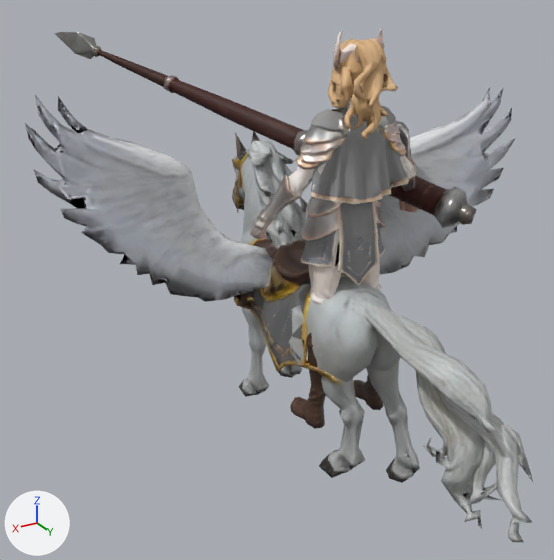
Renders of the glTF model public/models/v2/pegasus.glb from each side of a commit.
Camera for both pictures: a camera (50 mm lens) standing at (1.88, 2.49, 2.29) and looking at (-0.01, -0.67, 0.71). Lighting does not change. The marker at lower left points along +X, +Y and +Z. The picture after the commit comes second. Where no turn or scale is listed for an object, it has been applied to the vertices. Vertices at exactly the same position are counted once.
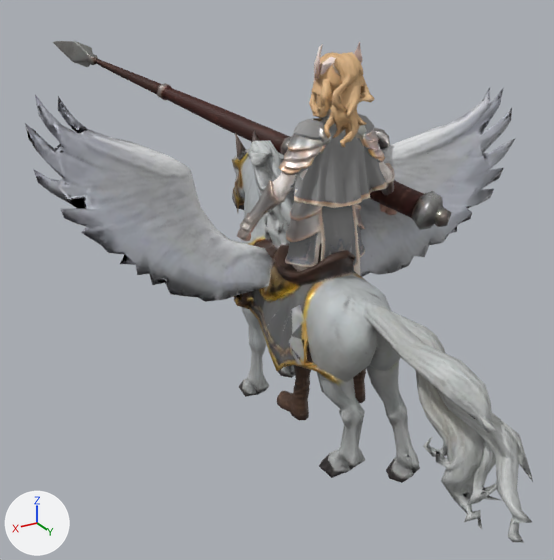
The newer file is also turned or shifted as a whole; pictures and numbers use the older file's frame.

Pixel boxes (x1, y1, x2, y2) of what changed, in the pictures (554 x 560 px; the box of a moved part takes in the faces that stretch with it):
```json
{"object": "Mesh_0", "change": "reshaped", "before": [25, 28, 533, 542], "after": [25, 42, 533, 542]}
{"object": "Mesh_1", "change": "surface changed, moved", "before": [54, 32, 477, 228], "after": [53, 41, 451, 230]}
{"part": 2, "of": "me_mesh_0", "change": "moved or reshaped", "before": [250, 28, 419, 429], "after": [237, 42, 397, 420]}
{"part": 3, "of": "me_mesh_0", "change": "surface changed", "before": [26, 28, 476, 455], "after": [26, 42, 476, 455]}
```

Edits to the scene script, one JSON object a line:
```json
{"block": "mat_weapon_lance_mat", "change": "nodes: BsdfPrincipled, Mapping x3, NormalMap, OutputMaterial, SeparateColor, TexImage x3, UVMap x3"}
{"block": "mat_weapon_lance_mat", "change": "nodes: BsdfPrincipled, NormalMap, OutputMaterial, SeparateColor, TexImage x3"}
{"block": "mat_pegasus_mount_mat", "change": "nodes: BsdfPrincipled, Mapping x3, NormalMap, OutputMaterial, SeparateColor, TexImage x3, UVMap x3"}
{"block": "mat_pegasus_mount_mat", "change": "nodes: BsdfPrincipled, NormalMap, OutputMaterial, SeparateColor, TexImage x3"}
{"block": "mat_pegasus_rider_mat", "change": "nodes: BsdfPrincipled, Mapping x3, NormalMap, OutputMaterial, SeparateColor, TexImage x3, UVMap x3"}
{"block": "mat_pegasus_rider_mat", "change": "nodes: BsdfPrincipled, NormalMap, OutputMaterial, SeparateColor, TexImage x3"}
{"block": "me_mesh_1", "where": "# used by ob_mesh_1; location = (0.92, 0.791, 1.676)"}
{"op": "remove", "block": "me_mesh_1", "code": "me_mesh_1.from_pydata(...)  # 299 vertices, 590 faces; spans x -1.48..-0.44, y -3.35..-0.57, z -0.61..0.17"}
{"op": "add", "block": "me_mesh_1", "code": "me_mesh_1.from_pydata(...)  # 299 vertices, 590 faces; spans x -1.51..-0.47, y -3.54..-0.75, z -0.68..0.09"}
{"block": "me_mesh_1", "change": "me_mesh_1 part 1: the whole mesh is moved by (-0.03, -0.18, -0.07)"}
{"block": "me_mesh_0", "where": "# used by ob_mesh_0; location = (0.0, 0.0, 0.0)"}
{"op": "remove", "block": "me_mesh_0", "code": "me_mesh_0.from_pydata(...)  # 3842 vertices, 7780 faces; spans x -1.13..1.13, y -1.13..1.1, z 0.0..2.01"}
{"op": "add", "block": "me_mesh_0", "code": "me_mesh_0.from_pydata(...)  # 3842 vertices, 7780 faces; spans x -1.13..1.13, y -1.13..1.1, z 0.0..1.94"}
{"block": "me_mesh_0", "change": "me_mesh_0 part 2: the loose piece of 1906 vertices spanning x -0.43..0.43, y -0.21..0.2, z 0.27..2.01 is moved by (-0.03, -0.18, -0.07)"}
{"block": "me_mesh_0", "change": "me_mesh_0 part 3: texture (UV) coordinates of 7780 of 7780 faces, centred in x -1.1..1.12, y -1.12..1.06, z 0.0..2.01, changed; they spanned u 0.0..0.06, v 0.94..1.0 and now span u 0.01..0.99, v 0.01..0.99"}
```
